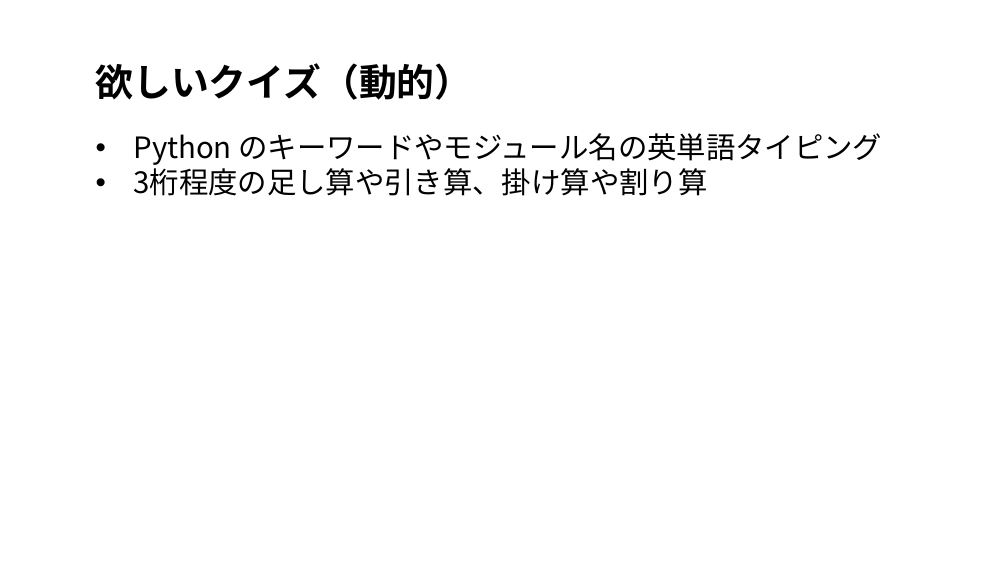
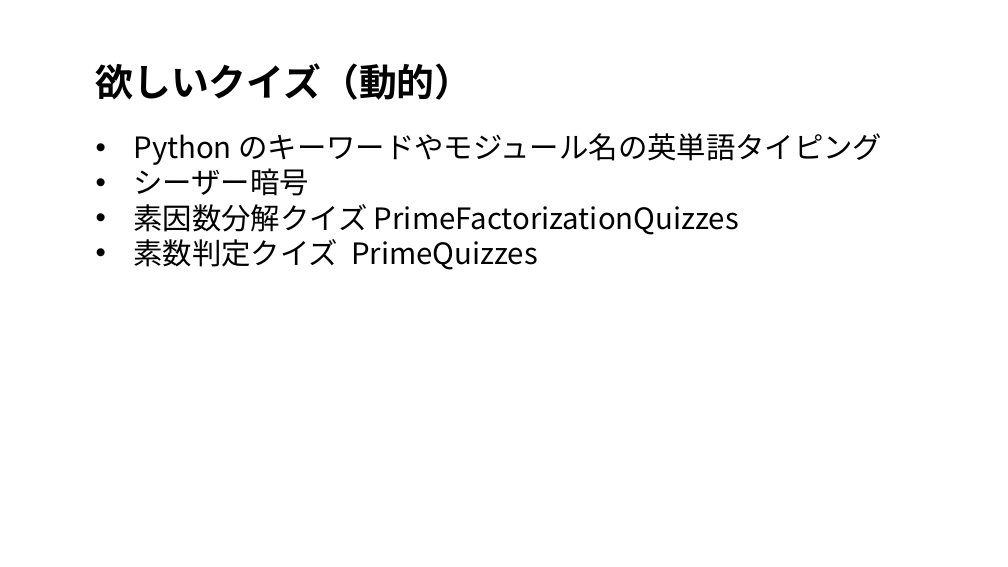
Before and after one commit to tanakai0/stdlib_py_typist, a slide deck: slide 17 of design.pptx (slide 16 before the commit). Drawn at 1008x567 pixels with LibreOffice and Linux fonts; fonts in the diff are those of the drawing. Boxes give left, top, right and bottom in pixels: in the first picture for what was removed or moved away, otherwise in the second. Text is boxed around its words. In the diff, an @@ line names an element or a change of style, - is before the commit and + after.

```diff
--- a/design.pptx
+++ b/design.pptx
@@ text at (133,164,739,270): text changed @@
-• 3桁程度の足し算や引き算、掛け算や割り算
+• シーザー暗号
+• 素因数分解クイズ PrimeFactorizationQuizzes
+• 素数判定クイズ PrimeQuizzes
```
Also in this commit, not shown: 8 other slides changed, 1 slide added.
